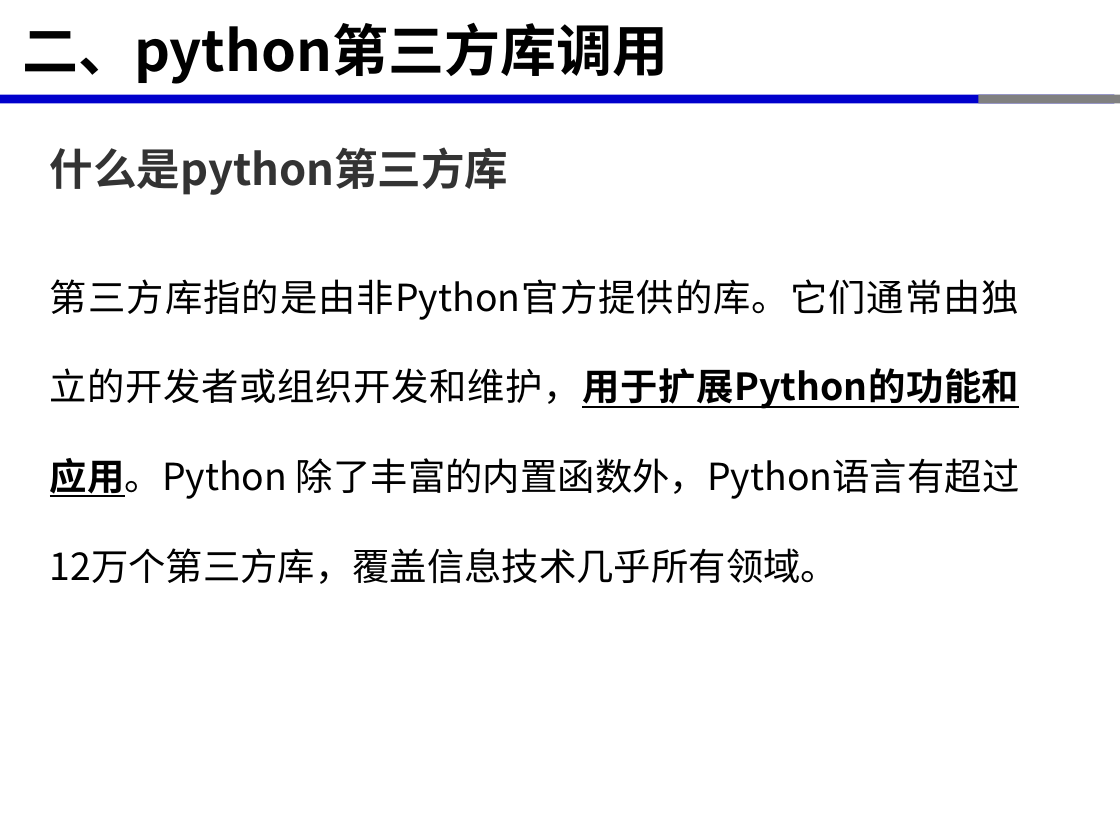
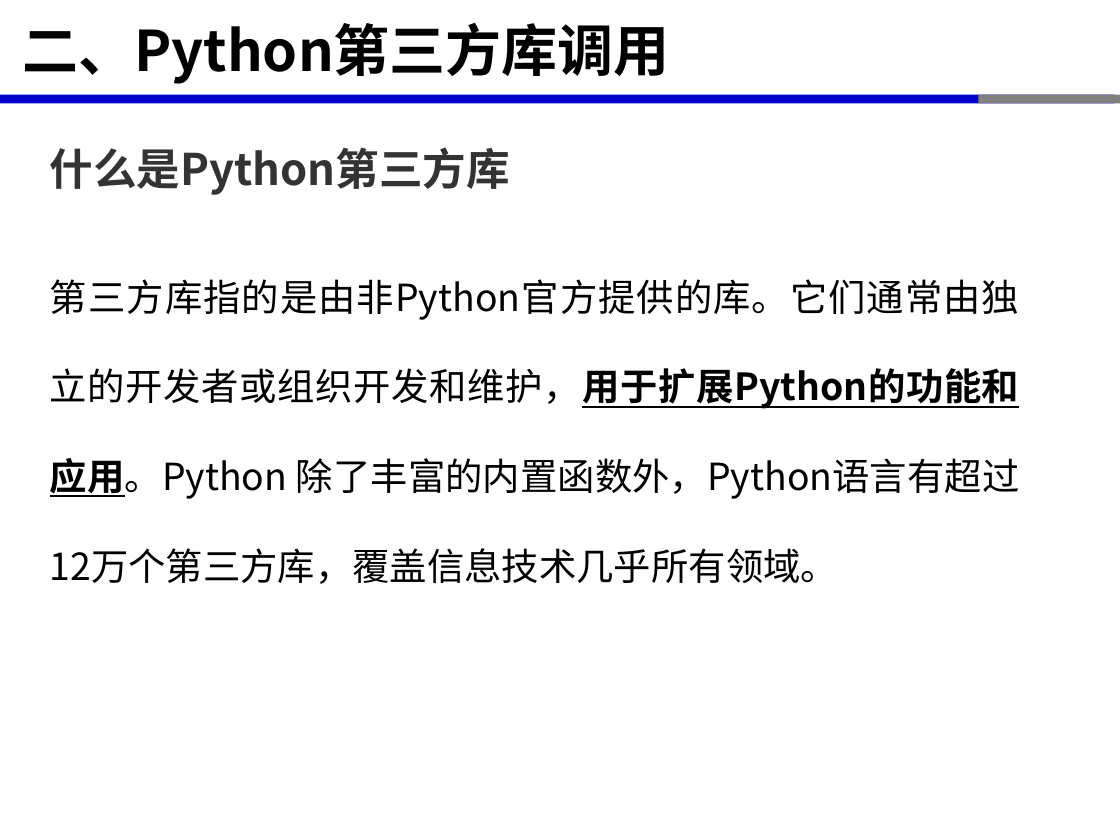
Before and after one commit to xinluo2018/spatial-data-processing, a slide deck: slide 6 of 第2章-Python程序设计基础/第3节-python库调用-2课时.pptx. Drawn at 1120x840 pixels with LibreOffice and Linux fonts; fonts in the diff are those of the drawing. Boxes give left, top, right and bottom in pixels: in the first picture for what was removed or moved away, otherwise in the second. Text is boxed around its words. In the diff, an @@ line names an element or a change of style, - is before the commit and + after.

```diff
--- a/第2章-Python程序设计基础/第3节-python库调用-2课时.pptx
+++ b/第2章-Python程序设计基础/第3节-python库调用-2课时.pptx
@@ title at [22,22,670,84]: text changed @@
-二、python第三方库调用
+二、Python第三方库调用
@@ text at [50,147,510,195]: text changed @@
-什么是python第三方库
+什么是Python第三方库
```
Also in this commit, not shown: 10 other slides changed, 20 other files.
